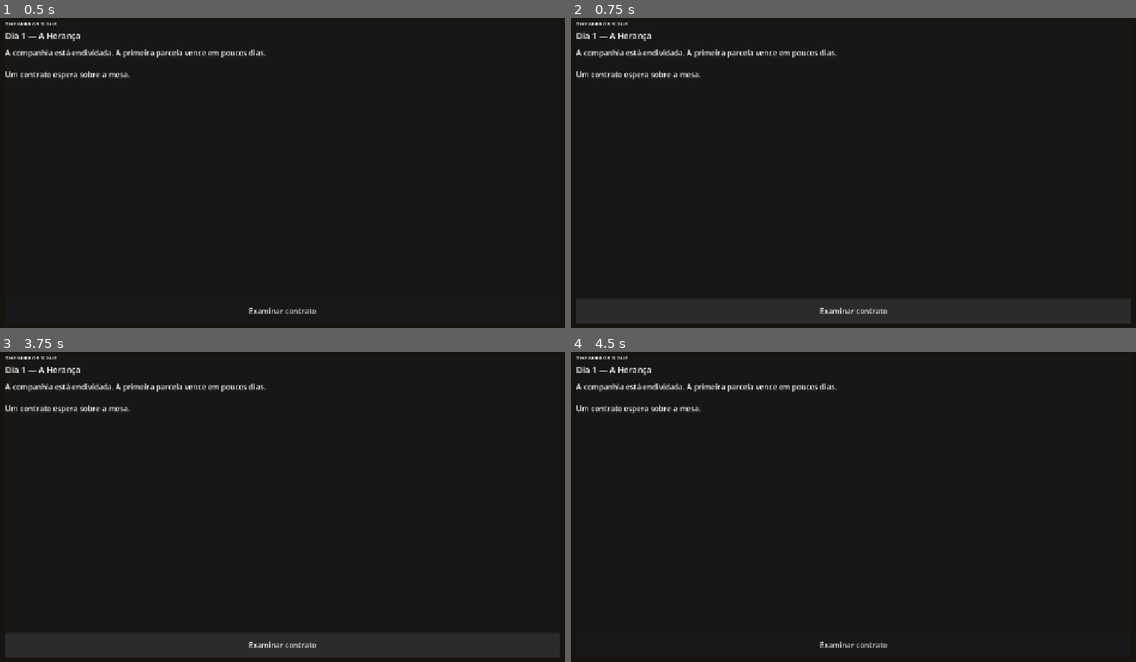
Above: before the commit, frames 1-4 (two rows, left to right).
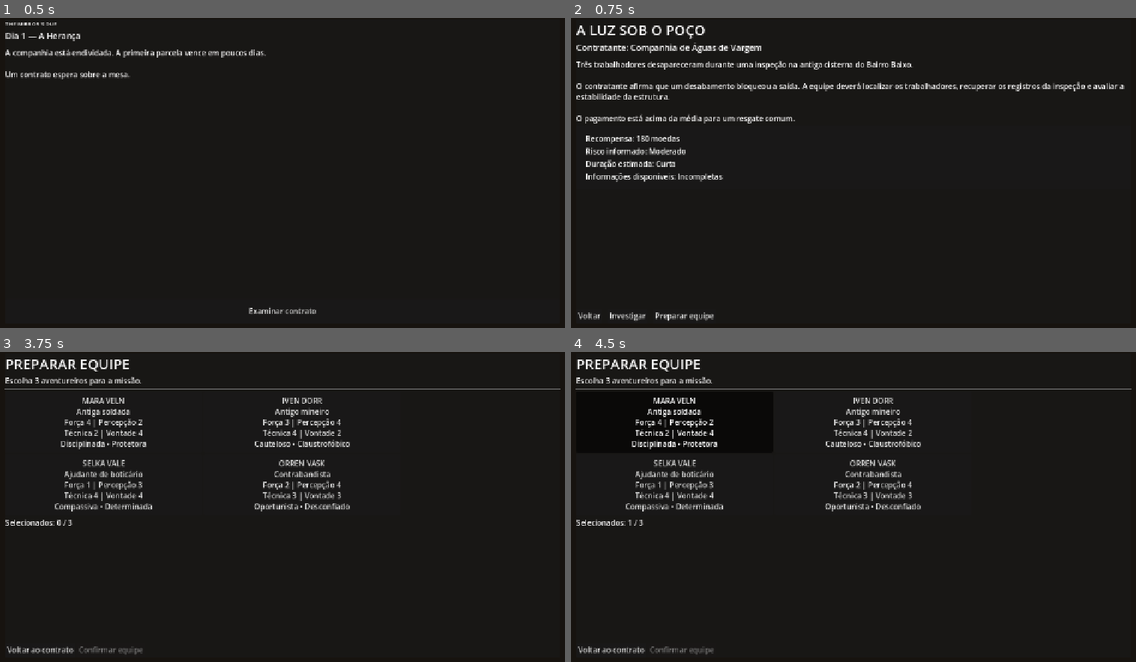
Above: after the commit, the same moments.

Repository: k1ngS/the-mirrors-due
Game: Godot game, scene res://scenes/main/main.tscn
Two runs of this game, one before a commit and one after it. Both use one fixed random seed, a clock stepped at 60 frames per second and the inputs below.
Inputs (mouse positions are in pixels of both pictures, inside the frame that each line leads up to):
- Up to frame 1 (0.5 s): no input
- Up to frame 2 (0.75 s): click "Examinar contrato" at 0.5 s
- Up to frame 3 (3.75 s): click (16, 649) at 1.25 s, where only the run after the commit has a clickable "Voltar"; click "Examinar contrato" at 2 s; click (56, 649) at 2.75 s, where only the run after the commit has a clickable "Investigar"; click (113, 649) at 3.5 s, where only the run after the commit has a clickable "Preparar equipe"
- Up to frame 4 (4.5 s): click (672, 423) at 4.25 s, where only the run after the commit has a clickable "MARA VELN Antiga soldada Forç…"

Frame 1 is identical in both runs. In frame 2, 5.7% of the frame differs, in the area x 0-99%, y 1-98%; in frame 3, 5.6%; in frame 4, 5.7%.

Commit message:
feat: implement home screen and team selection functionality

Diff:
--- a/scenes/main/main.tscn
+++ b/scenes/main/main.tscn
@@ -37,37 +37,214 @@
 size_flags_horizontal = 13
 size_flags_vertical = 13
 
-[node name="Content" type="VBoxContainer" parent="ScreenContainer/MainPanel" unique_id=757215562]
+[node name="HomeScreen" type="VBoxContainer" parent="ScreenContainer/MainPanel" unique_id=757215562]
+unique_name_in_owner = true
 layout_mode = 2
 size_flags_horizontal = 13
 size_flags_vertical = 13
 
-[node name="TitleLabel" type="Label" parent="ScreenContainer/MainPanel/Content" unique_id=150858321]
+[node name="TitleLabel" type="Label" parent="ScreenContainer/MainPanel/HomeScreen" unique_id=150858321]
 layout_mode = 2
 theme_override_font_sizes/font_size = 12
 text = "THE MIRROR'S DUE"
 
-[node name="DayLabel" type="Label" parent="ScreenContainer/MainPanel/Content" unique_id=1347575105]
+[node name="DayLabel" type="Label" parent="ScreenContainer/MainPanel/HomeScreen" unique_id=1347575105]
 layout_mode = 2
 theme_override_font_sizes/font_size = 18
 text = "Dia 1 — A Herança"
 
-[node name="Dividr" type="HSeparator" parent="ScreenContainer/MainPanel/Content" unique_id=1624042508]
-layout_mode = 2
-
-[node name="DescriptionLabel" type="RichTextLabel" parent="ScreenContainer/MainPanel/Content" unique_id=2071792543]
+[node name="Dividr" type="HSeparator" parent="ScreenContainer/MainPanel/HomeScreen" unique_id=1624042508]
+layout_mode = 2
+
+[node name="DescriptionLabel" type="RichTextLabel" parent="ScreenContainer/MainPanel/HomeScreen" unique_id=2071792543]
 layout_mode = 2
 text = "A companhia está endividada. A primeira parcela vence em poucos dias.
 
 Um contrato espera sobre a mesa."
 fit_content = true
 
-[node name="Spacer" type="Control" parent="ScreenContainer/MainPanel/Content" unique_id=1876299896]
-layout_mode = 2
-size_flags_vertical = 3
-
-[node name="StartContractButton" type="Button" parent="ScreenContainer/MainPanel/Content" unique_id=1969182601]
+[node name="Spacer" type="Control" parent="ScreenContainer/MainPanel/HomeScreen" unique_id=1876299896]
+layout_mode = 2
+size_flags_vertical = 3
+
+[node name="StartContractButton" type="Button" parent="ScreenContainer/MainPanel/HomeScreen" unique_id=1969182601]
 unique_name_in_owner = true
 custom_minimum_size = Vector2(260, 52)
 layout_mode = 2
 text = "Examinar contrato"
+
+[node name="ContractScreen" type="VBoxContainer" parent="ScreenContainer/MainPanel" unique_id=539632434]
+unique_name_in_owner = true
+visible = false
+layout_mode = 2
+
+[node name="ContractTitle" type="Label" parent="ScreenContainer/MainPanel/ContractScreen" unique_id=646389973]
+layout_mode = 2
+theme_override_font_sizes/font_size = 30
+text = "A LUZ SOB O POÇO"
+
+[node name="ContractClient" type="Label" parent="ScreenContainer/MainPanel/ContractScreen" unique_id=1549910879]
+layout_mode = 2
+theme_override_font_sizes/font_size = 18
+text = "Contratante: Companhia de Águas de Vargem"
+
+[node name="ContractDivider" type="HSeparator" parent="ScreenContainer/MainPanel/ContractScreen" unique_id=722891365]
+layout_mode = 2
+
+[node name="ContractDescription" type="RichTextLabel" parent="ScreenContainer/MainPanel/ContractScreen" unique_id=1092937261]
+layout_mode = 2
+text = "Três trabalhadores desapareceram durante uma inspeção na antiga cisterna do Bairro Baixo.
+
+O contratante afirma que um desabamento bloqueou a saída. A equipe deverá localizar os trabalhadores, recuperar os registros da inspeção e avaliar a estabilidade da estrutura.
+
+O pagamento está acima da média para um resgate comum."
+fit_content = true
+
+[node name="ContractDetailsPanel" type="PanelContainer" parent="ScreenContainer/MainPanel/ContractScreen" unique_id=1710658483]
+layout_mode = 2
+
+[node name="MarginContainer" type="MarginContainer" parent="ScreenContainer/MainPanel/ContractScreen/ContractDetailsPanel" unique_id=13292380]
+layout_mode = 2
+theme_override_constants/margin_left = 20
+theme_override_constants/margin_top = 16
+theme_override_constants/margin_right = 20
+theme_override_constants/margin_bottom = 16
+
+[node name="ContractDetails" type="VBoxContainer" parent="ScreenContainer/MainPanel/ContractScreen/ContractDetailsPanel/MarginContainer" unique_id=1527255951]
+layout_mode = 2
+
+[node name="Label" type="Label" parent="ScreenContainer/MainPanel/ContractScreen/ContractDetailsPanel/MarginContainer/ContractDetails" unique_id=478691996]
+layout_mode = 2
+text = "Recompensa: 180 moedas"
+
+[node name="Label2" type="Label" parent="ScreenContainer/MainPanel/ContractScreen/ContractDetailsPanel/MarginContainer/ContractDetails" unique_id=1711052243]
+layout_mode = 2
+text = "Risco informado: Moderado"
+
+[node name="Label3" type="Label" parent="ScreenContainer/MainPanel/ContractScreen/ContractDetailsPanel/MarginContainer/ContractDetails" unique_id=1779673022]
+layout_mode = 2
+text = "Duração estimada: Curta"
+
+[node name="Label4" type="Label" parent="ScreenContainer/MainPanel/ContractScreen/ContractDetailsPanel/MarginContainer/ContractDetails" unique_id=385298544]
+layout_mode = 2
+text = "Informações disponíveis: Incompletas"
+
+[node name="ContractSpacer" type="Control" parent="ScreenContainer/MainPanel/ContractScreen" unique_id=1709888865]
+layout_mode = 2
+size_flags_vertical = 3
+
+[node name="ContractActions" type="HBoxContainer" parent="ScreenContainer/MainPanel/ContractScreen" unique_id=2128905121]
+layout_mode = 2
+theme_override_constants/separation = 12
+
+[node name="BackToHomeButton" type="Button" parent="ScreenContainer/MainPanel/ContractScreen/ContractActions" unique_id=851354658]
+unique_name_in_owner = true
+layout_mode = 2
+text = "Voltar"
+
+[node name="InvestigateButton" type="Button" parent="ScreenContainer/MainPanel/ContractScreen/ContractActions" unique_id=1184278329]
+unique_name_in_owner = true
+layout_mode = 2
+text = "Investigar"
+
+[node name="PrepareTeamButton" type="Button" parent="ScreenContainer/MainPanel/ContractScreen/ContractActions" unique_id=1981800061]
+unique_name_in_owner = true
+layout_mode = 2
+text = "Preparar equipe"
+
+[node name="TeamSelectionScreen" type="VBoxContainer" parent="ScreenContainer/MainPanel" unique_id=241104732]
+unique_name_in_owner = true
+visible = false
+layout_mode = 2
+
+[node name="TeamTitle" type="Label" parent="ScreenContainer/MainPanel/TeamSelectionScreen" unique_id=738910756]
+layout_mode = 2
+theme_override_font_sizes/font_size = 30
+text = "PREPARAR EQUIPE"
+
+[node name="TeamInstruction" type="Label" parent="ScreenContainer/MainPanel/TeamSelectionScreen" unique_id=1352983060]
+layout_mode = 2
+text = "Escolha 3 aventureiros para a missão."
+
+[node name="TeamDivider" type="HSeparator" parent="ScreenContainer/MainPanel/TeamSelectionScreen" unique_id=1132604778]
+layout_mode = 2
+
+[node name="AdventurerGrid" type="GridContainer" parent="ScreenContainer/MainPanel/TeamSelectionScreen" unique_id=481106635]
+layout_mode = 2
+size_flags_vertical = 3
+columns = 2
+
+[node name="MaraCard" type="Button" parent="ScreenContainer/MainPanel/TeamSelectionScreen/AdventurerGrid" unique_id=589638013]
+unique_name_in_owner = true
+custom_minimum_size = Vector2(420, 130)
+layout_mode = 2
+toggle_mode = true
+text = "MARA VELN
+Antiga soldada
+
+Força 4 | Percepção 2
+Técnica 2 | Vontade 4
+
+Disciplinada • Protetora"
+
+[node name="IvenCard" type="Button" parent="ScreenContainer/MainPanel/TeamSelectionScreen/AdventurerGrid" unique_id=1181399057]
+unique_name_in_owner = true
+custom_minimum_size = Vector2(420, 130)
+layout_mode = 2
+toggle_mode = true
+text = "IVEN DORR
+Antigo mineiro
+
+Força 3 | Percepção 4
+Técnica 4 | Vontade 2
+
+Cauteloso • Claustrofóbico"
+
+[node name="SelkaCard" type="Button" parent="ScreenContainer/MainPanel/TeamSelectionScreen/AdventurerGrid" unique_id=1494398989]
+unique_name_in_owner = true
+custom_minimum_size = Vector2(420, 130)
+layout_mode = 2
+toggle_mode = true
+text = "SELKA VALE
+Ajudante de boticário
+
+Força 1 | Percepção 3
+Técnica 4 | Vontade 4
+
+Compassiva • Determinada"
+
+[node name="OrrenCard" type="Button" parent="ScreenContainer/MainPanel/TeamSelectionScreen/AdventurerGrid" unique_id=709180945]
+unique_name_in_owner = true
+custom_minimum_size = Vector2(420, 130)
+layout_mode = 2
+toggle_mode = true
+text = "ORREN VASK
+Contrabandista
+
+Força 2 | Percepção 4
+Técnica 3 | Vontade 3
+
+Oportunista • Desconfiado"
+
+[node name="SelectionStatusLabel" type="Label" parent="ScreenContainer/MainPanel/TeamSelectionScreen" unique_id=1856182780]
+unique_name_in_owner = true
+layout_mode = 2
+text = "Selecionados: 0 / 3"
+
+[node name="TeamSpacer" type="Control" parent="ScreenContainer/MainPanel/TeamSelectionScreen" unique_id=1812016347]
+layout_mode = 2
+size_flags_vertical = 3
+
+[node name="TeamActions" type="HBoxContainer" parent="ScreenContainer/MainPanel/TeamSelectionScreen" unique_id=881576146]
+layout_mode = 2
+
+[node name="BackToContractButton" type="Button" parent="ScreenContainer/MainPanel/TeamSelectionScreen/TeamActions" unique_id=1790103611]
+unique_name_in_owner = true
+layout_mode = 2
+text = "Voltar ao contrato"
+
+[node name="ConfirmTeamButton" type="Button" parent="ScreenContainer/MainPanel/TeamSelectionScreen/TeamActions" unique_id=1095359487]
+unique_name_in_owner = true
+layout_mode = 2
+disabled = true
+text = "Confirmar equipe"
--- a/scripts/ui/main.gd
+++ b/scripts/ui/main.gd
@@ -1,9 +1,100 @@
 extends Control
 
+const MAX_TEAM_SIZE: int = 3
+
+@onready var home_screen: VBoxContainer = %HomeScreen
+@onready var contract_screen: VBoxContainer = %ContractScreen
+@onready var team_selection_screen: VBoxContainer = %TeamSelectionScreen
+
 @onready var start_contract_button: Button = %StartContractButton
+@onready var back_to_home_button: Button = %BackToHomeButton
+@onready var investigate_button: Button = %InvestigateButton
+@onready var prepare_team_button: Button = %PrepareTeamButton
+
+@onready var back_to_contract_button: Button = %BackToContractButton
+@onready var confirm_team_button: Button = %ConfirmTeamButton
+@onready var selection_status_label: Label = %SelectionStatusLabel
+
+@onready var adventurer_cards: Array[Button] = [
+	%MaraCard,
+	%IvenCard,
+	%SelkaCard,
+	%OrrenCard,
+]
 
 func _ready() -> void:
-	start_contract_button.pressed.connect(_on_start_contract_pressed)
+	start_contract_button.pressed.connect(show_contract_screen)
+	back_to_home_button.pressed.connect(show_home_screen)
+	investigate_button.pressed.connect(_on_investigate_pressed)
+	prepare_team_button.pressed.connect(show_team_selection_screen)
+	back_to_contract_button.pressed.connect(show_contract_screen)
+	confirm_team_button.pressed.connect(_on_confirm_team_pressed)
 
-func _on_start_contract_pressed() -> void:
-	print("Abrir contrato: A Luz Sob o Poço")
+	for card: Button in adventurer_cards:
+		card.toggled.connect(_on_adventurer_card_toggled)
+
+	show_home_screen()
+
+func hide_all_screens() -> void:
+	home_screen.hide()
+	contract_screen.hide()
+	team_selection_screen.hide()
+
+func show_home_screen() -> void:
+	hide_all_screens()
+	home_screen.show()
+
+func show_contract_screen() -> void:
+	hide_all_screens()
+	contract_screen.show()
+
+func show_team_selection_screen() -> void:
+	hide_all_screens()
+	team_selection_screen.show()
+	update_team_selection()
+
+func _on_investigate_pressed() -> void:
+	print("Investigação ainda não implementada.")
+
+func _on_adventurer_card_toggled(_is_selected: bool) -> void:
+	var selected_count: int = get_selected_adventurers().size()
+
+	if selected_count > MAX_TEAM_SIZE:
+		var pressed_card: Button = get_viewport().gui.get_focus_owner() as Button
+
+		if pressed_card != null and pressed_card in adventurer_cards:
+			pressed_card.button_pressed = false
+
+	update_team_selection()
+
+func get_selected_adventurers() -> Array[String]:
+	var selected_adventurers: Array[String] = []
+
+	for card: Button in adventurer_cards:
+		if card.button_pressed:
+			selected_adventurers.append(card.name)
+
+	return selected_adventurers
+
+func update_team_selection() -> void:
+	var selected_count: int = get_selected_adventurers().size()
+
+	selection_status_label.text = "Selecionados: %d / %d" % [
+		selected_count,
+		MAX_TEAM_SIZE,
+	]
+
+	confirm_team_button.disabled = selected_count != MAX_TEAM_SIZE
+
+	for card: Button in adventurer_cards:
+		card.disabled = (
+			selected_count >= MAX_TEAM_SIZE
+			and not card.button_pressed
+		)
+
+func _on_confirm_team_pressed() -> void:
+	var selected_adventurers: Array[String] = get_selected_adventurers()
+
+	print("Equipe confirmada:")
+	for adventurer_name: String in selected_adventurers:
+		print("- ", adventurer_name)
